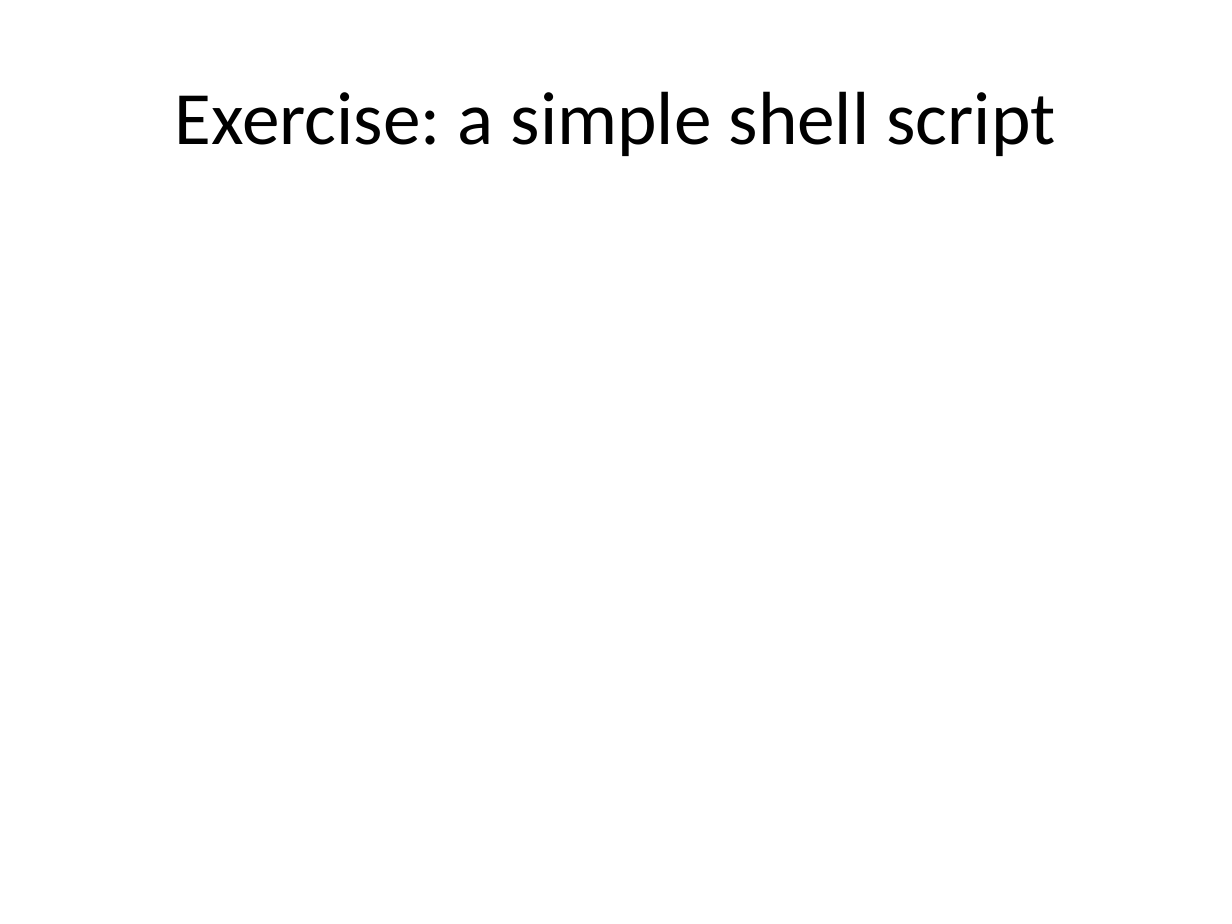
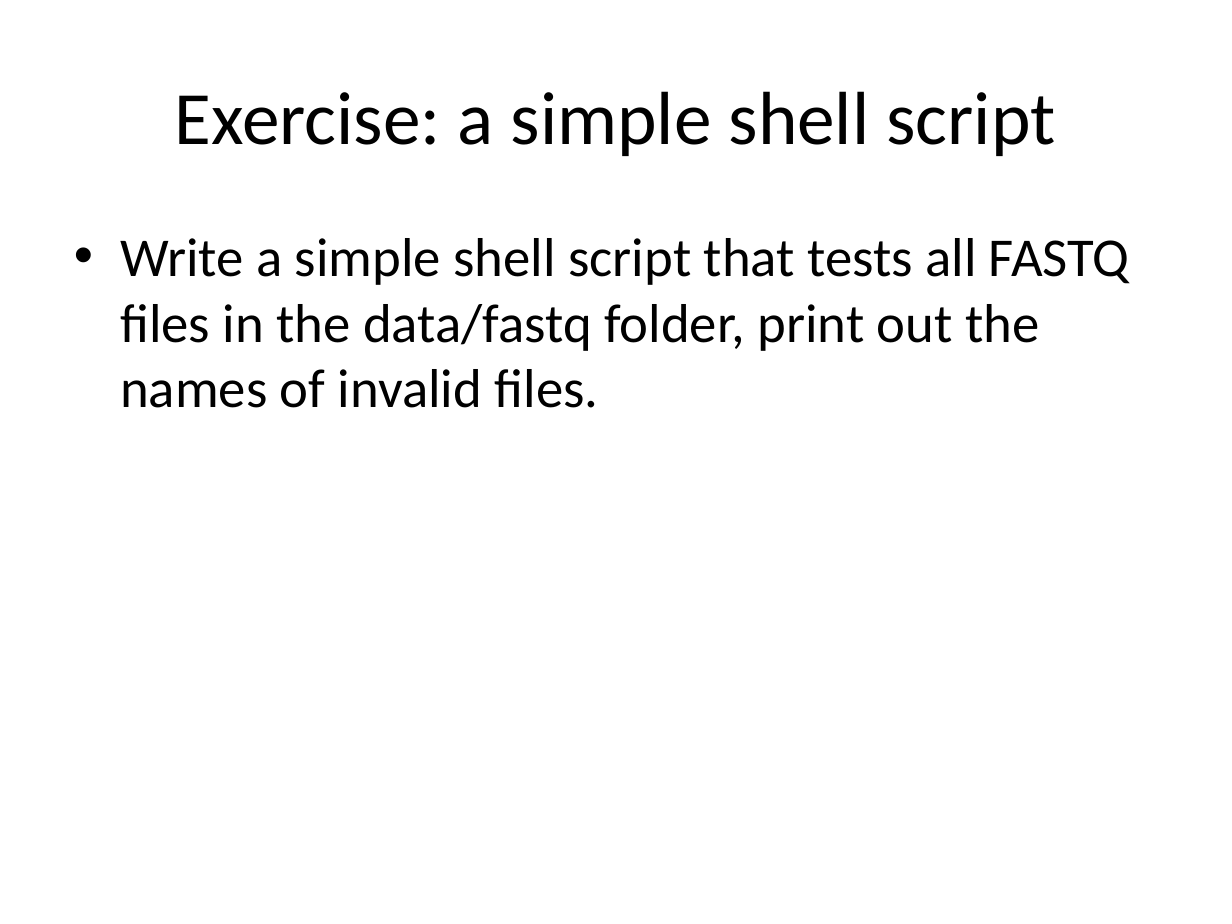
Before and after one commit to rvosa/ngs-workflows, a slide deck: slide 16 of doc/slides/day2/session1/CLIScripting.pptx (slide 13 before the commit). Drawn at 1232x924 pixels with LibreOffice and Linux fonts; fonts in the diff are those of the drawing. Boxes give left, top, right and bottom in pixels: in the first picture for what was removed or moved away, otherwise in the second. Text is boxed around its words. In the diff, an @@ line names an element or a change of style, - is before the commit and + after.

Commit message:
nearly complete, exercise needs to be fleshed out

```diff
--- a/doc/slides/day2/session1/CLIScripting.pptx
+++ b/doc/slides/day2/session1/CLIScripting.pptx
@@ text added at (120, 238, 1130, 408), 32 pt, text #000000 @@
+• Write a simple shell script that tests all FASTQ files in the data/fastq folder, print out the names of invalid files.
```
Also in this commit, not shown: 4 other slides changed, 10 slides added, 7 slides removed.
